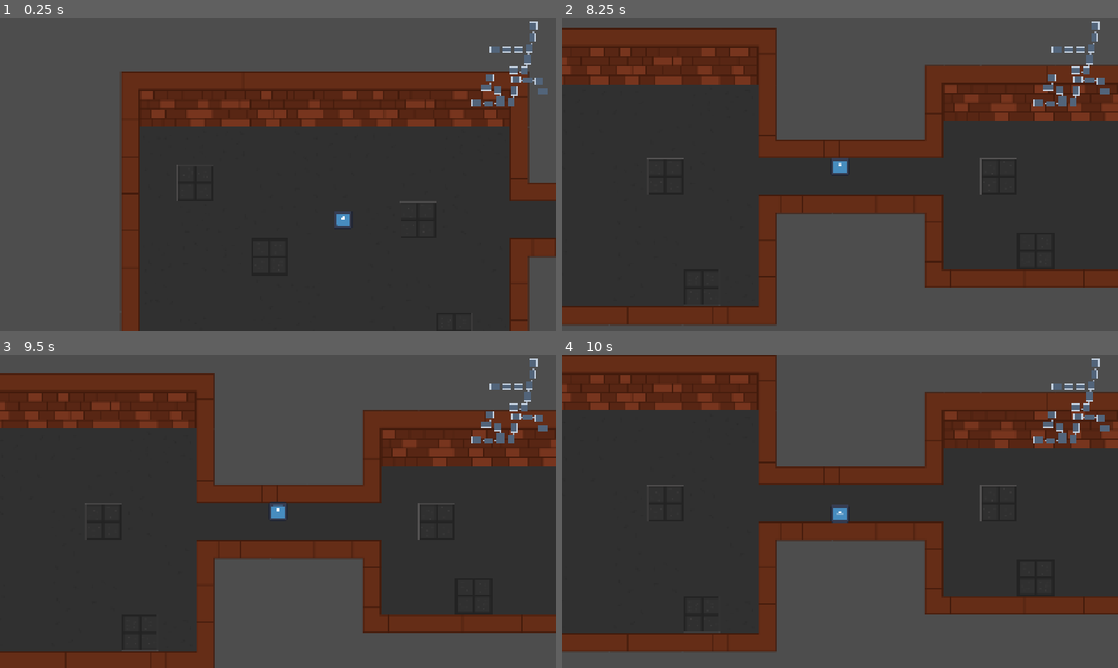
Above: before the commit, frames 1-4 (two rows, left to right).
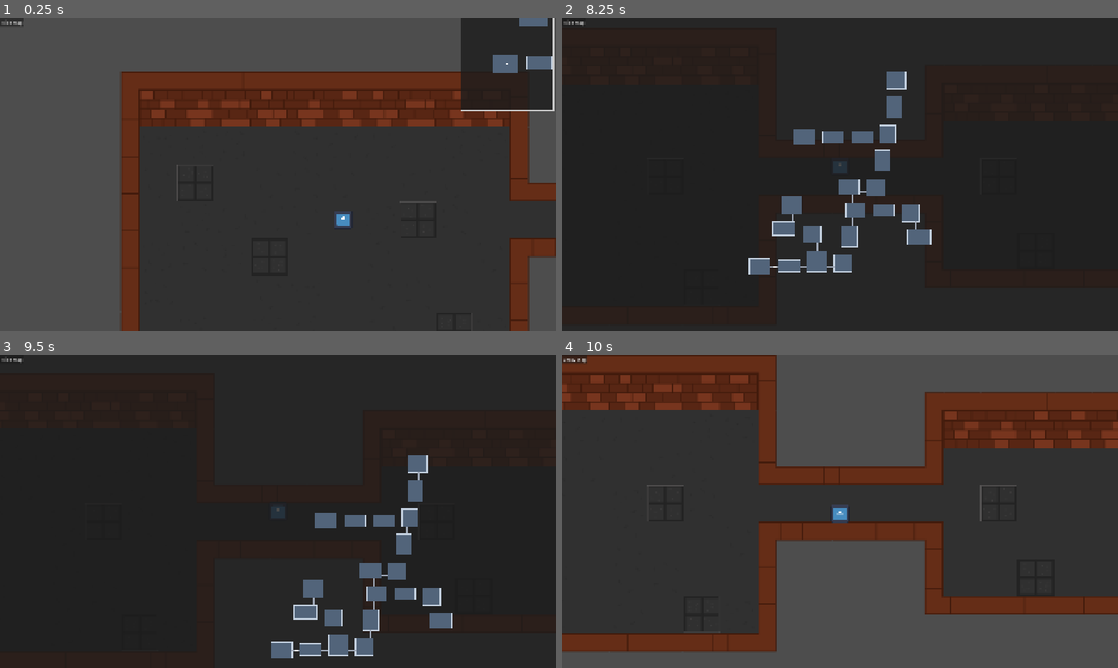
Above: after the commit, the same moments.

Repository: BananerCatter/untitled-roguelike
Game: Godot game, scene res://scenes/dungeon_test.tscn
The game is run twice, just before and just after one commit, with the same random seed, the same clock (stepped at 60 frames per second) and the same inputs. This scene is started directly instead of the project's main scene. The engine's default icon, where the game draws it, is replaced by a stand-in: a white triangle on a blue panel in a dark square.
Inputs (mouse positions are in pixels of both pictures, inside the frame that each line leads up to):
- Up to frame 1 (0.25 s): no input
- Up to frame 2 (8.25 s): click (573, 21) at 0.5 s, where only the run after the commit has a clickable "Hide Map"; click (573, 21) at 1.25 s, where only the run after the commit has a clickable "Show Map"; tap Enter at 2 s; move the mouse to (962, 158) at 2.02 s; hold D (right) 2.03-2.75 s; tap M at 2.1, 3.8, 5.1, 6.8, 8.1 s; click (962, 158) at 2.17 s; drag from (728, 190) to (812, 237) at 2.77 s; move the mouse to (895, 105) at 3.52 s; hold D (right) 3.53-4.25 s; tap Alt at 3.6, 6.6 s; click (895, 105) at 3.67 s; drag from (812, 237) to (673, 127) at 4.27 s; move the mouse to (1006, 221) at 5.02 s; hold A (left) 5.03-5.75 s; click (1006, 221) at 5.17 s; drag from (673, 127) to (756, 96) at 5.77 s; move the mouse to (867, 174) at 6.52 s; hold S (down) 6.53-7.25 s; click (867, 174) at 6.67 s; drag from (756, 96) to (728, 190) at 7.27 s; tap Space at 8 s; move the mouse to (962, 158) at 8.02 s; hold W (up) from 8.03 s (still down); click (962, 158) at 8.17 s
- Up to frame 3 (9.5 s): release W (up) at 8.75 s; drag from (166, 527) to (250, 574) at 8.77 s
- Up to frame 4 (10 s): tap Enter at 9.5 s; move the mouse to (895, 442) at 9.52 s; hold S (down) from 9.53 s (still down); tap Alt at 9.6 s; click (895, 442) at 9.67 s; tap M at 9.8 s

The runs differ from the first frame. In frame 1, 5.1% of the frame differs, in the area x 0-100%, y 0-30%; in frame 2, 57%; in frame 3, 58%, in the area x 0-100%, y 0-100%; in frame 4, 0.9%.

Commit message:
lots of minimap upgrades

Diff:
--- a/untitled-roguelike/project.godot
+++ b/untitled-roguelike/project.godot
@@ -19,6 +19,7 @@
 
 window/size/viewport_width=1920
 window/size/viewport_height=1080
+window/size/mode=3
 window/stretch/mode="canvas_items"
 window/stretch/aspect="expand"
 
--- a/untitled-roguelike/scenes/minimap.gd
+++ b/untitled-roguelike/scenes/minimap.gd
@@ -3,44 +3,96 @@
 const TILE_SIZE: int = 32
 const MAP_PADDING : float = 12.0
 
+const VIEW_SIZE: Vector2 = Vector2(1200,1200)
+
+@export var background_color: Color=("#1c1c1c")
+@export_range(0.0,1.0) var background_opacity: float = 0.80
 var room_data: Dictionary = {}
 var connection_data: Dictionary = {}
 
+var player: Node2D
+var expanded: bool = false
+
+var map_zoom: float = 1.0
+var map_pan: Vector2 = Vector2.ZERO
+
+var dragging: bool = false
+
+var last_draw_scale: float = 1.0
+var last_draw_offset: Vector2 = Vector2.ZERO
+var last_fit_scale: float = 1.0
+
 func _ready() -> void:
 	custom_minimum_size = Vector2(320,320)
-
-func set_dungeon_data(rooms: Dictionary, connections: Dictionary) -> void:
+	clip_contents = true
+	mouse_filter = Control.MOUSE_FILTER_IGNORE
+
+func set_dungeon_data(rooms: Dictionary, connections: Dictionary, player_ref: Node2D) -> void:
 	room_data = rooms
 	connection_data = connections
+	player = player_ref
 	queue_redraw()
 
+
 func _draw() -> void:
-	print("MINIMAP DRAW CALLED")
+	var bg_color = background_color
+	bg_color.a = background_opacity
+	draw_rect(Rect2(Vector2.ZERO,size), bg_color, true)
 	if room_data.is_empty():
 		return
-	var map_bounds := Rect2()
+	if player == null:
+		return
+
+	var map_bounds : Rect2
+
+	if expanded:
+		map_bounds = get_map_bounds()
+	else:
+		map_bounds = Rect2(
+			player.global_position - VIEW_SIZE / 2.0,
+			VIEW_SIZE
+		)
+
+	var available_size = size - Vector2(MAP_PADDING * 2, MAP_PADDING * 2)
+
+	var fit_scale = min(
+		available_size.x / map_bounds.size.x,
+		available_size.y / map_bounds.size.y
+	)
+	last_fit_scale = fit_scale
+	var scale_factor = fit_scale
+
+	if expanded:
+		scale_factor *= map_zoom
+
+	var drawn_size = map_bounds.size * scale_factor
+	var map_offset = (size - drawn_size) / 2.0
+
+	if expanded:
+		map_offset += map_pan
+
+	last_draw_scale = scale_factor
+	last_draw_offset = map_offset
+
 	for cell in room_data:
 		var room = room_data[cell]
+
 		var room_rect = Rect2(
 			room.global_position,
 			Vector2(room.room_width, room.room_height) * TILE_SIZE
 		)
 
-		if map_bounds == Rect2():
-			map_bounds = room_rect
-		else:
-			map_bounds = map_bounds.merge(room_rect)
-
-	map_bounds = map_bounds.grow(TILE_SIZE)
-	var available_size = size - Vector2(MAP_PADDING * 2, MAP_PADDING * 2)
-
-	var scale_factor = min(
-		available_size.x / map_bounds.size.x,
-		available_size.y / map_bounds.size.y
-	)
-
-	var drawn_size = map_bounds.size * scale_factor
-	var map_offset = (size - drawn_size) / 2.0
+		var top_left = world_to_map(
+			room_rect.position, map_bounds, scale_factor, map_offset
+		)
+
+		var drawn_rect = Rect2(
+			top_left,
+			room_rect.size * scale_factor
+		)
+
+		draw_rect(drawn_rect,Color("#52647A"), true)
+		draw_rect(drawn_rect,Color("#C3D0DF"), false, 1.5)
 
 	for cell in connection_data:
 		for neighbor_cell in connection_data[cell]:
@@ -61,37 +113,84 @@
 			var door_a = room_a.get_door(door_a_name)
 			var door_b = room_b.get_door(door_b_name)
 
+
 			if door_a == null or door_b == null:
 				continue
 
+			var room_a_rect = Rect2(
+				room_a.global_position,
+				Vector2(room_a.room_width, room_a.room_height) * TILE_SIZE
+			)
+
+			var room_b_rect = Rect2(
+				room_b.global_position,
+				Vector2(room_b.room_width, room_b.room_height) * TILE_SIZE
+			)
+
+			var point_a_world: Vector2
+			var point_b_world: Vector2
+
+			match door_a_name:
+				"EastH":
+					point_a_world = Vector2(
+						room_a.global_position.x + room_a.room_width * TILE_SIZE,
+						door_a.global_position.y
+					)
+					point_b_world = Vector2(
+						room_b.global_position.x,
+						door_b.global_position.y
+					)
+				"WestH":
+					point_a_world = Vector2(
+						room_a.global_position.x,
+						door_b.global_position.y
+					)
+					point_b_world = Vector2(
+						room_b.global_position.x + room_b.room_width * TILE_SIZE,
+						door_b.global_position.y
+					)
+				"SouthH":
+					point_a_world = Vector2(
+						door_a.global_position.x,
+						room_a.global_position.y + room_a.room_height * TILE_SIZE
+					)
+					point_b_world = Vector2(
+						door_b.global_position.x,
+						room_b.global_position.y
+					)
+				"NorthH":
+					point_a_world = Vector2(
+						door_a.global_position.x,
+						room_a.global_position.y
+					)
+					point_b_world = Vector2(
+						door_b.global_position.x,
+						room_b.global_position.y + room_b.room_height * TILE_SIZE
+					)
+
 			var point_a = world_to_map(
-				door_a.global_position, map_bounds, scale_factor, map_offset
+				point_a_world, map_bounds, scale_factor, map_offset
 			)
 
 			var point_b = world_to_map(
-				door_b.global_position, map_bounds, scale_factor, map_offset
-			)
-			draw_line(point_a, point_b, Color("#A0A9B8"), maxf(2.0, scale_factor * 5.0))
-
-	for cell in room_data:
-		var room = room_data[cell]
-
-		var room_rect = Rect2(
-			room.global_position,
-			Vector2(room.room_width, room.room_height) * TILE_SIZE
-		)
-
-		var top_left = world_to_map(
-			room_rect.position, map_bounds, scale_factor, map_offset
-		)
-
-		var drawn_rect = Rect2(
-			top_left,
-			room_rect.size * scale_factor
-		)
-
-		draw_rect(drawn_rect,Color("#52647A"), true)
-		draw_rect(drawn_rect,Color("#C3D0DF"), false, 1.5)
+				point_b_world, map_bounds, scale_factor, map_offset
+			)
+
+			draw_line(point_a,point_b,Color("#A0A9B8"), maxf(3.0, scale_factor * 5.0))
+
+	var player_position = world_to_map(
+		player.global_position,
+		map_bounds,
+		scale_factor,
+		map_offset
+	)
+	draw_circle(player_position, 4.0, Color("#FFFFFF"))
+	draw_rect(Rect2(Vector2(1.0,1.0), size-Vector2(2.0,2.0)), Color("#c9c9c9"), false, 2.0)
+
+
+func _process(delta: float) -> void:
+	if player!= null:
+		queue_redraw()
 
 func get_door_name(direction: Vector2i) -> String:
 	match direction:
@@ -113,3 +212,78 @@
 	map_offset: Vector2
 ) -> Vector2:
 	return (world_position - map_bounds.position) * scale_factor + map_offset
+
+func _input(event: InputEvent) -> void:
+	if event is InputEventKey:
+		if event.pressed and not event.echo and event.keycode == KEY_M:
+			toggle_expanded()
+			return
+	if not expanded:
+		return
+
+	if event is InputEventMouseButton:
+		match event.button_index:
+			MOUSE_BUTTON_WHEEL_UP:
+				if event.pressed:
+					zoom_map(1.15, event.position)
+
+			MOUSE_BUTTON_WHEEL_DOWN:
+				if event.pressed:
+					zoom_map(1.0 / 1.15, event.position)
+
+			MOUSE_BUTTON_LEFT:
+				dragging = event.pressed
+	if event is InputEventMouseMotion and dragging:
+		map_pan += event.relative
+		queue_redraw()
+
+func toggle_expanded() -> void:
+	expanded = not expanded
+	if expanded:
+		map_zoom = 0.7
+		map_pan = Vector2.ZERO
+		dragging = false
+
+		set_anchors_and_offsets_preset(Control.PRESET_FULL_RECT)
+		position = Vector2.ZERO
+	else:
+		set_anchors_and_offsets_preset(Control.PRESET_TOP_RIGHT)
+		size = Vector2(320,320)
+		position.x -= 8
+	queue_redraw()
+
+func zoom_map(factor: float, mouse_position: Vector2) -> void:
+	var old_zoom = map_zoom
+	map_zoom = clampf(map_zoom * factor, 0.5, 5.0)
+
+	var actual_factor = map_zoom / old_zoom
+
+	var target_offset = mouse_position - (
+		mouse_position - last_draw_offset
+	) * actual_factor
+
+	var new_drawn_size = get_map_bounds().size * last_fit_scale * map_zoom
+	var centered_offset = (size - new_drawn_size) / 2.0
+
+	map_pan = target_offset - centered_offset
+	queue_redraw()
+
+func get_map_bounds() -> Rect2:
+	var first_room = room_data.values()[0]
+
+	var bounds = Rect2(
+		first_room.global_position,
+		Vector2(first_room.room_width, first_room.room_height) * TILE_SIZE
+	)
+
+	for room in room_data.values():
+		var room_rect = Rect2(
+			room.global_position,
+			Vector2(room.room_width, room.room_height) * TILE_SIZE
+		)
+		bounds = bounds.merge(room_rect)
+
+	bounds = bounds.grow(64)
+	bounds.size.y += TILE_SIZE * 2
+
+	return bounds
--- a/untitled-roguelike/scripts/room_gen.gd
+++ b/untitled-roguelike/scripts/room_gen.gd
@@ -10,6 +10,8 @@
 @export var end_cell: Vector2i = Vector2i(6,1)
 
 @onready var generated_hallways: TileMapLayer = $GeneratedHallways
+
+var player: CharacterBody2D
 
 const empty: int = 0
 const pathI: int = 1
@@ -103,8 +105,8 @@
 	print("Failed connection data: ", failed_connections)
 	if failed_connections.is_empty():
 		generate_hallway_floors()
+		spawn_player()
 		create_minimap()
-		spawn_player()
 
 func grid_create() -> void:
 	grid.clear()
@@ -811,7 +813,6 @@
 	return failed_connections
 
 
-
 func generate_hallway_floors() -> void:
 	var hallway_paths: Array = []
 
@@ -1514,16 +1515,28 @@
 	get_tree().current_scene.add_child(canvas_layer)
 	canvas_layer.add_child(minimap)
 
+	var minimap_button = Button.new()
+	minimap_button.text = "Hide Map"
+	canvas_layer.add_child(minimap_button)
+
+	minimap_button.pressed.connect(func():
+		minimap.visible = not minimap.visible
+		if minimap.visible:
+			minimap_button.text = "Hide Map"
+		else:
+			minimap_button.text = "Show Map"
+	)
 	minimap.set_anchors_and_offsets_preset(Control.PRESET_TOP_RIGHT)
 	minimap.size = Vector2(320,320)
-	minimap.set_dungeon_data(spawned_rooms,room_connections)
+	minimap.position.x-=8
+	minimap.set_dungeon_data(spawned_rooms,room_connections, player)
 	print("Minimap position: ",minimap.position)
 	print("Minimap size: ", minimap.size)
 	print("canvas Layer: ", canvas_layer)
 
 func spawn_player() -> void:
 	var start_room = spawned_rooms[start_cell]
-	var player = preload("res://scenes/player.tscn").instantiate()
+	player = preload("res://scenes/player.tscn").instantiate()
 	get_tree().current_scene.add_child(player)
 
 	var tilemap = start_room.get_node("tilemap")
